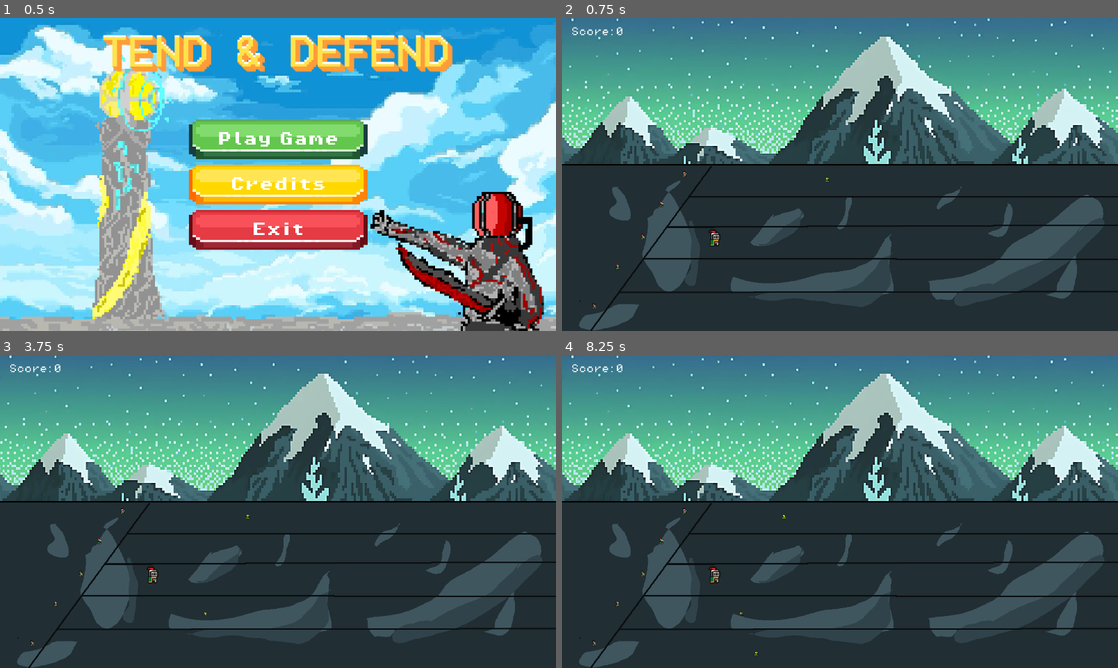
Above: before the commit, frames 1-4 (two rows, left to right).
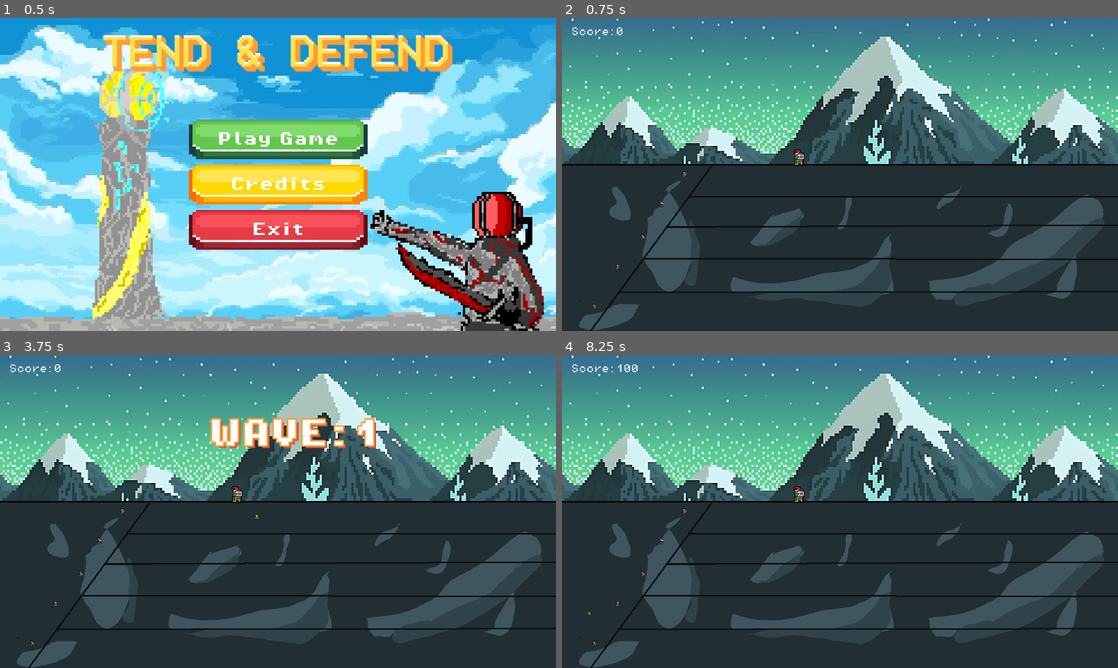
Above: after the commit, the same moments.

Repository: varun22/ECS179-FinalProject
Game: Godot game, scene res://scenes/menu.tscn
Same seed, same stepped clock (60 frames per second), same inputs: the game is played once before the commit and once after it.
Inputs:
- Up to frame 1 (0.5 s): no input
- Up to frame 2 (0.75 s): click "Play Game" at 0.5 s
- Up to frame 3 (3.75 s): tap Enter (ui_accept) at 1.25, 1.52, 2, 2.27, 2.75, 3.5 s; hold Right (ui_right) 1.28-2.78 s; hold Left (ui_left) 2.78-3.53 s; hold Right (ui_right) from 3.53 s (still down)
- Up to frame 4 (8.25 s): tap Enter (ui_accept) at 3.77, 4.25, 4.52, 5, 5.27, 6.77, 7.52 s; release Right (ui_right) at 5.03 s; hold Left (ui_left) 5.03-5.78 s; hold Right (ui_right) 5.78-6.53 s; hold Left (ui_left) 6.53-8.03 s; hold Right (ui_right) from 8.03 s (still down)

Frame 1 is identical in both runs. In frame 2, 0.2% of the frame differs, in the area x 26-49%, y 42-73%; in frame 3, 2.2%, in the area x 26-68%, y 20-84%; in frame 4, 0.2%.

Commit message:
Music and Wave display
Added 2 soundtracks & added wave display. For music: I made a potential script to increase speed if were interested in that?

Diff:
--- /dev/null
+++ b/tend&defend/default_bus_layout.tres
@@ -0,0 +1,8 @@
+[gd_resource type="AudioBusLayout" load_steps=2 format=3 uid="uid://bxghoo6by7f5b"]
+
+[sub_resource type="AudioEffectPitchShift" id="AudioEffectPitchShift_2ktp1"]
+resource_name = "PitchShift"
+
+[resource]
+bus/0/effect/0/effect = SubResource("AudioEffectPitchShift_2ktp1")
+bus/0/effect/0/enabled = true
--- /dev/null
+++ b/tend&defend/scenes/background_music.tscn
@@ -0,0 +1,7 @@
+[gd_scene load_steps=2 format=3 uid="uid://bv5fslc67ynm1"]
+
+[ext_resource type="AudioStream" uid="uid://vwtl6uv7srtd" path="res://assets/music/background.ogg" id="1_0qusm"]
+
+[node name="AudioStreamPlayer2D" type="AudioStreamPlayer2D"]
+stream = ExtResource("1_0qusm")
+autoplay = true
--- a/tend&defend/scenes/menu.tscn
+++ b/tend&defend/scenes/menu.tscn
@@ -1,8 +1,10 @@
-[gd_scene load_steps=23 format=3 uid="uid://def1soyymjv5r"]
+[gd_scene load_steps=25 format=3 uid="uid://def1soyymjv5r"]
 
 [ext_resource type="Script" path="res://scripts/menu.gd" id="1_fkbpw"]
+[ext_resource type="PackedScene" uid="uid://bv5fslc67ynm1" path="res://scenes/background_music.tscn" id="2_1evj1"]
 [ext_resource type="Texture2D" uid="uid://dr32en0fww6at" path="res://assets/menu screen/sky (2).png" id="2_vgeju"]
 [ext_resource type="Texture2D" uid="uid://co1cuo04bfcq4" path="res://assets/menu screen/TEND-DEFEND-12-7-2024.png" id="3_emfer"]
+[ext_resource type="AudioStream" uid="uid://0cl12uf131f4" path="res://assets/music/main menu.ogg" id="3_m4pbv"]
 [ext_resource type="FontFile" uid="uid://bf1mvd63pl18d" path="res://assets/fonts/PixelOperator8-Bold.ttf" id="4_31p4r"]
 [ext_resource type="Texture2D" uid="uid://bxtsi0hu5y37h" path="res://assets/menu screen/Button Pack - ok_lavender/Individual Frames/[4] Green/[3] Hover.png" id="5_0hyy4"]
 [ext_resource type="Texture2D" uid="uid://cherc432hfd10" path="res://assets/menu screen/Button Pack - ok_lavender/Individual Frames/[4] Green/[1] Normal.png" id="5_dele3"]
@@ -49,6 +51,10 @@
 grow_horizontal = 2
 grow_vertical = 2
 script = ExtResource("1_fkbpw")
+
+[node name="AudioStreamPlayer2D" parent="." instance=ExtResource("2_1evj1")]
+position = Vector2(652, 350)
+stream = ExtResource("3_m4pbv")
 
 [node name="Sprite2D" type="Sprite2D" parent="."]
 position = Vector2(1023.11, 575.5)
--- a/tend&defend/scenes/stage1.tscn
+++ b/tend&defend/scenes/stage1.tscn
@@ -9,14 +9,16 @@
 [ext_resource type="Texture2D" uid="uid://dgf4ql7x3tfjs" path="res://assets/game images/Floor.png" id="4_udit8"]
 [ext_resource type="PackedScene" uid="uid://uee07313050q" path="res://scenes/enemy.tscn" id="5_mcqh0"]
 [ext_resource type="PackedScene" uid="uid://eghh27wxoi76" path="res://scenes/ui.tscn" id="7_r3htk"]
+[ext_resource type="PackedScene" uid="uid://bv5fslc67ynm1" path="res://scenes/background_music.tscn" id="10_qriqr"]
+[ext_resource type="Script" path="res://scripts/background_music.gd" id="11_hnr68"]
 
 [node name="Stage1" type="Node2D" node_paths=PackedStringArray("ui")]
 script = ExtResource("1_ycv23")
 ui = NodePath("UI")
 
 [node name="Player" parent="." instance=ExtResource("1_4ps2d")]
-z_index = 1
-position = Vector2(528, 752)
+z_index = 2
+position = Vector2(819, 474)
 scale = Vector2(3, 3)
 
 [node name="Background" type="Sprite2D" parent="."]
@@ -75,3 +77,7 @@
 position = Vector2(112, 992)
 
 [node name="UI" parent="." instance=ExtResource("7_r3htk")]
+
+[node name="BackgroundMusic" parent="." node_paths=PackedStringArray("audio_player") instance=ExtResource("10_qriqr")]
+script = ExtResource("11_hnr68")
+audio_player = NodePath(".")
--- a/tend&defend/scenes/ui.tscn
+++ b/tend&defend/scenes/ui.tscn
@@ -1,12 +1,13 @@
-[gd_scene load_steps=3 format=3 uid="uid://eghh27wxoi76"]
+[gd_scene load_steps=4 format=3 uid="uid://eghh27wxoi76"]
 
 [ext_resource type="Script" path="res://scripts/ui.gd" id="1_y26uq"]
 [ext_resource type="FontFile" uid="uid://dnlncfc0vlj4a" path="res://assets/fonts/PixelOperator8.ttf" id="2_1uel0"]
+[ext_resource type="FontFile" uid="uid://bf1mvd63pl18d" path="res://assets/fonts/PixelOperator8-Bold.ttf" id="3_2m3ko"]
 
 [node name="UI" type="CanvasLayer"]
 script = ExtResource("1_y26uq")
 
-[node name="Control" type="Control" parent="."]
+[node name="HUD" type="Control" parent="."]
 layout_mode = 3
 anchors_preset = 15
 anchor_right = 1.0
@@ -14,7 +15,7 @@
 grow_horizontal = 2
 grow_vertical = 2
 
-[node name="MarginContainer" type="MarginContainer" parent="Control"]
+[node name="Top" type="MarginContainer" parent="HUD"]
 layout_mode = 1
 anchors_preset = 15
 anchor_right = 1.0
@@ -26,22 +27,70 @@
 theme_override_constants/margin_right = 32
 theme_override_constants/margin_bottom = 32
 
-[node name="VBoxContainer" type="VBoxContainer" parent="Control/MarginContainer"]
+[node name="VBoxContainer" type="VBoxContainer" parent="HUD/Top"]
 layout_mode = 2
 size_flags_vertical = 0
 
-[node name="HBoxContainer" type="HBoxContainer" parent="Control/MarginContainer/VBoxContainer"]
+[node name="HBoxContainer" type="HBoxContainer" parent="HUD/Top/VBoxContainer"]
 layout_mode = 2
 
-[node name="Label" type="Label" parent="Control/MarginContainer/VBoxContainer/HBoxContainer"]
+[node name="Label" type="Label" parent="HUD/Top/VBoxContainer/HBoxContainer"]
 layout_mode = 2
 theme_override_fonts/font = ExtResource("2_1uel0")
 theme_override_font_sizes/font_size = 30
 text = "Score:"
 
-[node name="Score" type="Label" parent="Control/MarginContainer/VBoxContainer/HBoxContainer"]
+[node name="Score" type="Label" parent="HUD/Top/VBoxContainer/HBoxContainer"]
 unique_name_in_owner = true
 layout_mode = 2
 theme_override_fonts/font = ExtResource("2_1uel0")
 theme_override_font_sizes/font_size = 30
 text = "0"
+
+[node name="Round" type="Control" parent="HUD"]
+z_index = 1
+layout_mode = 2
+anchors_preset = 0
+offset_left = 688.0
+offset_top = 391.0
+offset_right = 1347.0
+offset_bottom = 391.0
+
+[node name="VBoxContainer2" type="VBoxContainer" parent="HUD/Round"]
+layout_mode = 2
+offset_top = -168.0
+offset_right = 659.0
+offset_bottom = -67.0
+size_flags_horizontal = 4
+size_flags_vertical = 4
+
+[node name="HBoxContainer" type="HBoxContainer" parent="HUD/Round/VBoxContainer2"]
+layout_mode = 2
+size_flags_horizontal = 4
+size_flags_vertical = 4
+
+[node name="Label2" type="Label" parent="HUD/Round/VBoxContainer2/HBoxContainer"]
+y_sort_enabled = true
+layout_mode = 2
+theme_override_colors/font_color = Color(1, 1, 1, 1)
+theme_override_colors/font_shadow_color = Color(0.827451, 0.341176, 0.215686, 1)
+theme_override_colors/font_outline_color = Color(1, 0.611765, 0.215686, 1)
+theme_override_constants/shadow_offset_x = 10
+theme_override_constants/shadow_offset_y = 10
+theme_override_constants/outline_size = 21
+theme_override_fonts/font = ExtResource("3_2m3ko")
+theme_override_font_sizes/font_size = 100
+text = "WAVE:"
+
+[node name="Wave" type="Label" parent="HUD/Round/VBoxContainer2/HBoxContainer"]
+unique_name_in_owner = true
+layout_mode = 2
+theme_override_colors/font_color = Color(1, 1, 1, 1)
+theme_override_colors/font_shadow_color = Color(0.827451, 0.341176, 0.215686, 1)
+theme_override_colors/font_outline_color = Color(0.988235, 0.611765, 0.223529, 1)
+theme_override_constants/shadow_offset_x = 10
+theme_override_constants/shadow_offset_y = 10
+theme_override_constants/outline_size = 21
+theme_override_fonts/font = ExtResource("3_2m3ko")
+theme_override_font_sizes/font_size = 100
+text = "0"
--- /dev/null
+++ b/tend&defend/scripts/background_music.gd
@@ -0,0 +1,52 @@
+extends AudioStreamPlayer2D
+
+#Script for controlling speed of background music and pitch - Wasnt happy with how it was sounding so disabled it for now
+
+@export var audio_player: AudioStreamPlayer2D
+@export var base_speed: float = 1.0
+@export var speed_increment: float = 0.05  # How fast to speed up audio
+@export var target_bus: String = "Master"
+
+var current_wave: int = 1
+var is_playing: bool = false
+
+func _ready() -> void:
+	audio_player.pitch_scale = base_speed
+	audio_player.play()
+	is_playing = true
+
+# Called by wave manager
+func on_wave_update(wave: int) -> void:
+	current_wave = wave
+	#if(current_wave < 11):
+		#update_music_speed()
+
+
+func update_music_speed() -> void:
+	#Increase music playback speed
+	var new_pitch_scale = base_speed + (current_wave - 1) * speed_increment
+	audio_player.pitch_scale = new_pitch_scale
+
+	#
+	#var pitch_shift = 1.0 / new_pitch_scale
+	#var semitone_shift = 12 * log(new_pitch_scale) / log(2)
+	#set_pitch_shift(-semitone_shift)
+	print("Wave: ", current_wave, " | Playback speed (pitch scale): ", new_pitch_scale)
+
+
+# Ensures the pitch shift effect is applied to the audio bus
+func set_pitch_shift(pitch: float) -> void:
+	var bus_index = AudioServer.get_bus_index(target_bus)
+
+	for i in range(AudioServer.get_bus_effect_count(bus_index)):
+		var effect = AudioServer.get_bus_effect(bus_index, i)
+
+		if effect is AudioEffectPitchShift:
+			effect.pitch_scale = pitch
+			break
+
+# Stop the background music
+func stop_music() -> void:
+	audio_player.stop()
+	is_playing = false
+	print("Background music stopped.")
--- a/tend&defend/scripts/menu.gd
+++ b/tend&defend/scripts/menu.gd
@@ -4,8 +4,6 @@
 
 func _ready():
 	var window_size = DisplayServer.window_get_size()
-	print("Window dimensions: ", window_size.x, "x", window_size.y)
-
 
 
 func _on_play_pressed() -> void:
--- a/tend&defend/scripts/ui.gd
+++ b/tend&defend/scripts/ui.gd
@@ -2,7 +2,11 @@
 class_name UI
 
 @onready var score_label: Label = %Score
+@onready var wave_label: Label = %Wave
+@onready var round: Control = $HUD/Round
 
+
+var current_wave: int = 1
 var score = 0:
 	set(new_score):
 		score = new_score
@@ -10,12 +14,21 @@
 
 func _ready():
 	_update_score_label()
+	round.visible = false
+
 
 func _update_score_label():
 	score_label.text = str(score)
 
 # This will be called by an enemy upon death & by each wave to increase score
-# Any other ideas for updating score?
+# Any other ideas for when we need to update score
 func _on_score_increase(increase) -> void:
 		if increase:
 			score += increase
+
+func _ui_on_wave_update(wave: int) -> void:
+	current_wave = wave
+	round.visible = true
+	wave_label.text = str(current_wave)
+	await get_tree().create_timer(3.0).timeout #show round for 3 seconds
+	round.visible = false
--- a/tend&defend/scripts/waves_manager.gd
+++ b/tend&defend/scripts/waves_manager.gd
@@ -1,5 +1,7 @@
 class_name WavesManager
 extends Node
+
+signal wave_update(value: int)
 
 @export var enemy: PackedScene
 @export var game: Game  # Reference to the Game script for connecting signals
@@ -20,9 +22,18 @@
 # Called when the node enters the scene tree for the first time.
 func _ready() -> void:
 	wave = 1
+	await wait(3.0) #use for buy phase
 	calc_num_to_spawn()
 	create_enemy_schedule()
 	spawn_enemies()
+
+	#connect background music
+	var background_music = $"../BackgroundMusic"
+	wave_update.connect(background_music.on_wave_update)
+	var ui = $"../UI"
+	wave_update.connect(ui._ui_on_wave_update)
+	wave_update.emit(wave)
+
 
 
 # Called every frame. 'delta' is the elapsed time since the previous frame.
@@ -35,7 +46,12 @@
 
 		calc_num_to_spawn()
 		create_enemy_schedule()
+		# Update music playback speed, add title
+		wave_update.emit(wave)
 		spawn_enemies()
+
+func wait(seconds: float) -> void:
+	await get_tree().create_timer(seconds).timeout
 
 
 # Fills placement_array with random placement and
@@ -58,7 +74,7 @@
 	for i in num_to_spawn:
 		enemy_spec = EnemySpec.new()
 		enemy_spec.damage = 10
-		enemy_spec.speed = 20
+		enemy_spec.speed = 200
 		enemy_spec.health = 100
 
 		var new_enemy = enemy_fact.build(enemy_spec)
Not shown, added: tend&defend/assets/music/6260906163568640.wav.import
Not shown, added: tend&defend/assets/music/background.ogg.import
Not shown, added: tend&defend/assets/music/main menu.ogg.import
Not shown: 1 places in tend&defend/scenes/stage1.tscn that only renumber resources
Not shown, added: tend&defend/assets/music/6260906163568640.wav
Not shown, added: tend&defend/assets/music/background.ogg
Not shown, added: tend&defend/assets/music/main menu.ogg
